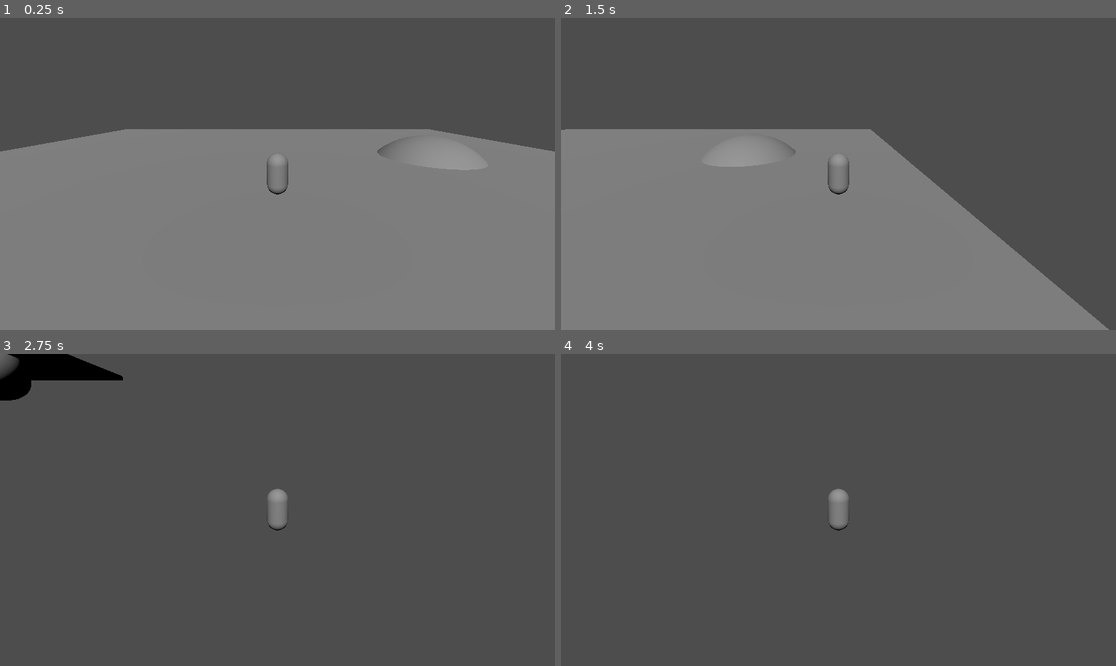
Above: before the commit, frames 1-4 (two rows, left to right).
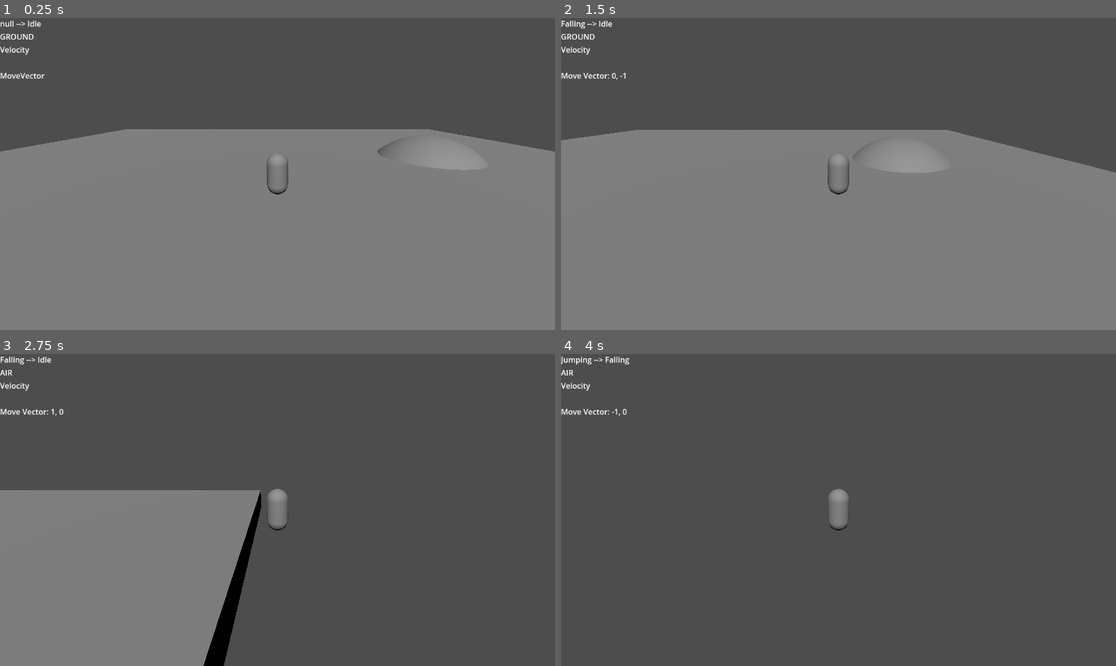
Above: after the commit, the same moments.

Repository: bananafishbird/Shred
Game: Godot game, scene res://Scenes/main.tscn
Same seed, same stepped clock (60 frames per second), same inputs: the game is played once before the commit and once after it.
Inputs:
- Up to frame 1 (0.25 s): no input
- Up to frame 2 (1.5 s): tap Enter at 0.5 s; hold D (move_right) 0.53-1.28 s; tap Space (jump) at 0.77 s; hold S (move_backward) from 1.28 s (still down)
- Up to frame 3 (2.75 s): tap Space (jump) at 1.52 s; release S (move_backward) at 2.03 s; hold D (move_right) from 2.03 s (still down)
- Up to frame 4 (4 s): release D (move_right) at 2.78 s; hold W (move_forward) 2.78-3.53 s; tap Space (jump) at 3.02, 3.5, 3.77 s; hold A (move_left) from 3.53 s (still down)

The runs differ from the first frame. In frame 1, 0.3% of the frame differs, in the area x 0-9%, y 0-20%; in frame 2, 13%; in frame 3, 27%, in the area x 0-48%, y 0-100%; in frame 4, 0.3%.

Commit message:
Acceleration code, debug UI
- Work on acceleration code but still WIP
- Added debug UI

Diff:
--- a/Scenes/player_character.tscn
+++ b/Scenes/player_character.tscn
@@ -81,4 +81,43 @@
 [node name="Debug" type="Node" parent="."]
 script = ExtResource("6_g6weh")
 
+[node name="DebugUI" type="Control" parent="Debug"]
+layout_mode = 3
+anchors_preset = 0
+offset_right = 40.0
+offset_bottom = 40.0
+
+[node name="VBoxContainer" type="VBoxContainer" parent="Debug/DebugUI"]
+layout_mode = 0
+offset_right = 40.0
+offset_bottom = 40.0
+
+[node name="State" type="Label" parent="Debug/DebugUI/VBoxContainer"]
+layout_mode = 2
+text = "OldState --> NewState"
+
+[node name="InAir" type="Label" parent="Debug/DebugUI/VBoxContainer"]
+layout_mode = 2
+
+[node name="Movement" type="VBoxContainer" parent="Debug/DebugUI/VBoxContainer"]
+layout_mode = 2
+
+[node name="Velocity" type="Label" parent="Debug/DebugUI/VBoxContainer/Movement"]
+layout_mode = 2
+text = "Velocity"
+
+[node name="Input" type="Label" parent="Debug/DebugUI/VBoxContainer/Movement"]
+layout_mode = 2
+
+[node name="Controller" type="VBoxContainer" parent="Debug/DebugUI/VBoxContainer"]
+layout_mode = 2
+
+[node name="MoveVector" type="Label" parent="Debug/DebugUI/VBoxContainer/Controller"]
+layout_mode = 2
+text = "MoveVector"
+
 [connection signal="state_changed" from="States" to="Debug" method="_on_states_state_changed"]
+[connection signal="now_in_air" from="Movement" to="Debug" method="_on_movement_now_in_air"]
+[connection signal="now_on_floor" from="Movement" to="Debug" method="_on_movement_now_on_floor"]
+[connection signal="velocity_update" from="Movement" to="Debug" method="_on_movement_velocity_update"]
+[connection signal="move_vector_update" from="Controller" to="Debug" method="_on_controller_move_vector_update"]
--- a/Scripts/Player/debug.gd
+++ b/Scripts/Player/debug.gd
@@ -2,4 +2,25 @@
 
 
 func _on_states_state_changed(old, new):
-	print(old, " --> ", new)
+	$DebugUI/VBoxContainer/State.text = str(old, " --> ", new)
+
+
+func _on_movement_now_in_air():
+	$DebugUI/VBoxContainer/InAir.text = "AIR"
+
+
+func _on_movement_now_on_floor():
+	$DebugUI/VBoxContainer/InAir.text = "GROUND"
+
+
+func _on_movement_velocity_update(target_velocity_x, target_velocity_z):
+	$DebugUI/VBoxContainer/Movement/Velocity.text = str(
+			"Velocity: ",
+			"x:", round(target_velocity_x),
+			", z:", round(target_velocity_z))
+
+
+func _on_controller_move_vector_update(move_vector):
+	$DebugUI/VBoxContainer/Controller/MoveVector.text = str(
+			"Move Vector: ", move_vector.x, ", ",
+			move_vector.z)
--- a/Scripts/Player/player_controller.gd
+++ b/Scripts/Player/player_controller.gd
@@ -3,6 +3,8 @@
 
 ## Player inputs
 
+
+signal move_vector_update(move_vector)
 
 @export var pivot: Node
 
@@ -12,7 +14,9 @@
 
 func _input(event):
 	move_vector.x = Input.get_axis("move_left", "move_right")
-	move_vector.z = Input.get_axis("move_forward", "move_backward")
+	move_vector.z = Input.get_axis("move_backward", "move_forward")
+
+	move_vector_update.emit(move_vector)
 
 	if move_vector != Vector3.ZERO:
 		is_moving = true
--- a/Scripts/Player/player_movement.gd
+++ b/Scripts/Player/player_movement.gd
@@ -4,6 +4,7 @@
 
 signal now_on_floor
 signal now_in_air
+signal velocity_update(target_velocity)
 
 @export var character: PlayerCharacter
 @export var controller: PlayerController
@@ -19,8 +20,18 @@
 
 
 func accelerate():
-	target_velocity.x += controller.move_vector.x * acceleration
-	target_velocity.z += controller.move_vector.z * acceleration
+	var velocity = Vector3(character.velocity.x, 0, character.velocity.z)
+	var input = controller.move_vector.normalized()
+
+	var desired = input * acceleration
+	var corrected = velocity.direction_to(desired) * acceleration * input
+
+	target_velocity.x += corrected.x
+	target_velocity.z += corrected.z
+
+
+	#target_velocity.x += controller.move_vector.x * acceleration
+	#target_velocity.z += controller.move_vector.z * acceleration
 
 
 func gravitate():
@@ -32,6 +43,8 @@
 	var was_on_floor = character.is_on_floor()
 
 	character.velocity = target_velocity
+	velocity_update.emit(target_velocity)
+
 	character.move_and_slide()
 
 	var is_on_floor = character.is_on_floor()
